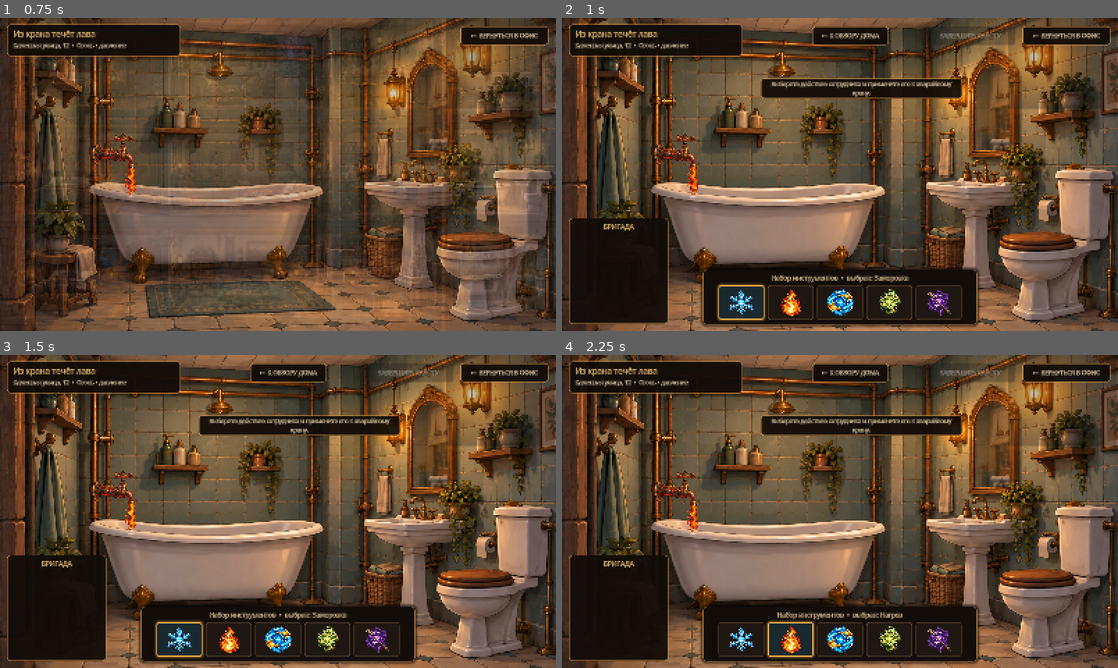
Above: before the commit, frames 1-4 (two rows, left to right).
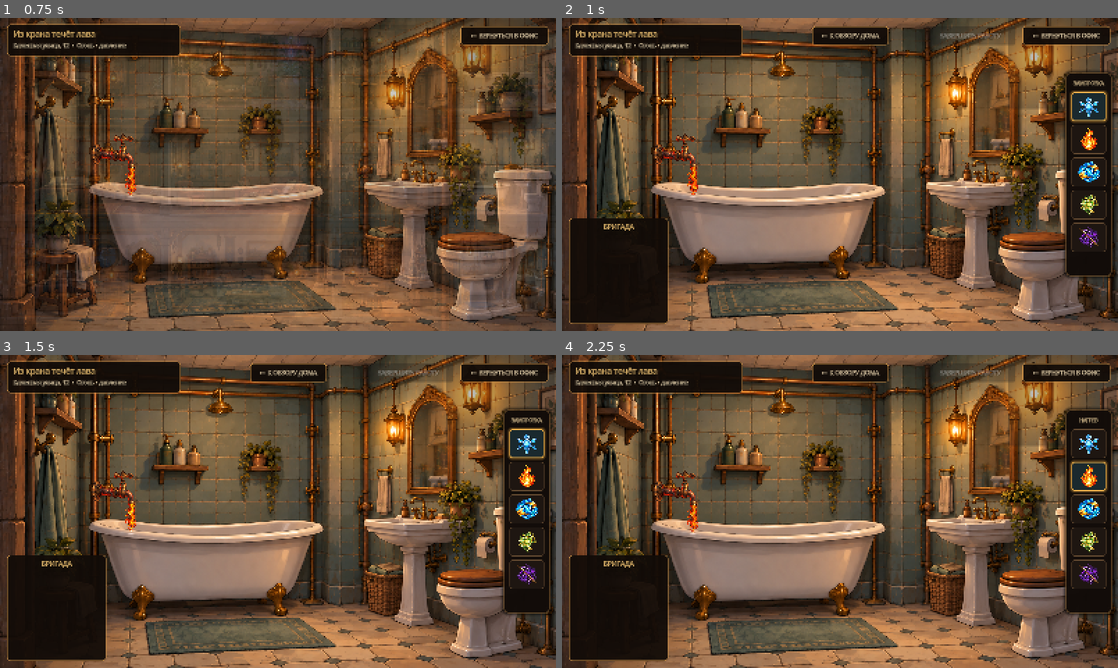
Above: after the commit, the same moments.

Repository: Dasha1532/MagicEmergencyService
Game: Godot game, scene res://scenes/RepairHouse.tscn
Two runs of this game, one before a commit and one after it. Both use one fixed random seed, a clock stepped at 60 frames per second and the inputs below. This scene is started directly instead of the project's main scene.
Inputs (mouse positions are in pixels of both pictures, inside the frame that each line leads up to; where the layout moved, square brackets give the same spot in the first picture):
- Up to frame 1 (0.75 s): click (500, 64) at 0.5 s
- Up to frame 2 (1 s): no input
- Up to frame 3 (1.5 s): click (528, 442) [177, 639] at 1.25 s
- Up to frame 4 (2.25 s): click (1090, 477) [789, 639] at 2 s

Frame 1 is identical in both runs. In frame 2, 16% of the frame differs, in the area x 24-100%, y 16-100%; in frame 3, 16%; in frame 4, 16%.

Commit message:
Add full-body employee actor

Diff:
--- a/scenes/RepairHouse.tscn
+++ b/scenes/RepairHouse.tscn
@@ -11,6 +11,8 @@
 [ext_resource type="Texture2D" uid="uid://c6j80jpcray8f" path="res://assets/backgrounds/bathroom_closeup.png" id="9_bathroom"]
 [ext_resource type="Script" uid="uid://ccxn3gc083ujx" path="res://scripts/repair_house.gd" id="10_repair_house"]
 [ext_resource type="Script" uid="uid://c1jf85t5ubqel" path="res://scripts/repair_editor_layout_switch.gd" id="11_editor_switch"]
+[ext_resource type="Texture2D" uid="uid://ux6tluh1w5yw" path="res://assets/characters/employees/liliya/full_body.png" id="12_liliya_full"]
+[ext_resource type="Script" uid="uid://dbtb4v0j5rv65" path="res://scripts/employee_actor.gd" id="13_employee_actor"]
 
 [node name="RepairHouse" type="Node2D" unique_id=407365599]
 script = ExtResource("10_repair_house")
@@ -59,20 +61,19 @@
 tooltip_text = "Ванная • из крана течёт лава"
 mouse_default_cursor_shape = 2
 
-[node name="ProblemRoomMarker" type="Panel" parent="."]
+[node name="ProblemRoomMarker" type="Panel" parent="." unique_id=1440761099]
 offset_left = 1282.0
 offset_top = 2.0
 offset_right = 1597.0
 offset_bottom = 263.0
 mouse_filter = 2
 
-[node name="Label" type="Label" parent="ProblemRoomMarker"]
+[node name="Label" type="Label" parent="ProblemRoomMarker" unique_id=340401023]
 layout_mode = 0
 offset_left = 10.0
 offset_top = 219.0
 offset_right = 305.0
 offset_bottom = 251.0
-mouse_filter = 2
 theme_override_colors/font_color = Color(1, 0.78, 0.38, 1)
 theme_override_colors/font_outline_color = Color(0.08, 0.035, 0.015, 0.95)
 theme_override_constants/outline_size = 5
@@ -81,7 +82,7 @@
 horizontal_alignment = 1
 vertical_alignment = 1
 
-[node name="LowerFloorConsequence" type="Panel" parent="."]
+[node name="LowerFloorConsequence" type="Panel" parent="." unique_id=627284256]
 visible = false
 offset_left = 1282.0
 offset_top = 326.0
@@ -89,13 +90,12 @@
 offset_bottom = 592.0
 mouse_filter = 2
 
-[node name="Label" type="Label" parent="LowerFloorConsequence"]
+[node name="Label" type="Label" parent="LowerFloorConsequence" unique_id=384898457]
 layout_mode = 0
 offset_left = 10.0
 offset_top = 10.0
 offset_right = 304.0
 offset_bottom = 42.0
-mouse_filter = 2
 theme_override_colors/font_color = Color(1, 0.69, 0.34, 1)
 theme_override_colors/font_shadow_color = Color(0, 0, 0, 0.9)
 theme_override_constants/shadow_offset_x = 1
@@ -117,18 +117,18 @@
 mouse_filter = 1
 script = ExtResource("8_faucet_script")
 
-[node name="OverheatDamage" type="Node2D" parent="InteractiveObjects/LavaFaucet"]
-visible = false
-
-[node name="WallGlow" type="Polygon2D" parent="InteractiveObjects/LavaFaucet/OverheatDamage"]
+[node name="OverheatDamage" type="Node2D" parent="InteractiveObjects/LavaFaucet" unique_id=994038503]
+visible = false
+
+[node name="WallGlow" type="Polygon2D" parent="InteractiveObjects/LavaFaucet/OverheatDamage" unique_id=983194840]
+color = Color(0.96, 0.16, 0.035, 0.14)
 polygon = PackedVector2Array(-190, -58, -82, -72, 20, -18, 36, 82, 8, 150, -88, 164, -176, 112, -205, 30)
-color = Color(0.96, 0.16, 0.035, 0.14)
-
-[node name="Scorch" type="Polygon2D" parent="InteractiveObjects/LavaFaucet/OverheatDamage"]
+
+[node name="Scorch" type="Polygon2D" parent="InteractiveObjects/LavaFaucet/OverheatDamage" unique_id=831210397]
+color = Color(0.11, 0.035, 0.018, 0.42)
 polygon = PackedVector2Array(-169, -30, -111, -45, -50, -16, -31, 39, -58, 85, -126, 76, -178, 34)
-color = Color(0.11, 0.035, 0.018, 0.42)
-
-[node name="PipeGlow" type="Line2D" parent="InteractiveObjects/LavaFaucet/OverheatDamage"]
+
+[node name="PipeGlow" type="Line2D" parent="InteractiveObjects/LavaFaucet/OverheatDamage" unique_id=1559737215]
 points = PackedVector2Array(-170, 28, -112, 18, -57, 27, -28, 58, -17, 111)
 width = 11.0
 default_color = Color(1, 0.22, 0.035, 0.5)
@@ -177,6 +177,29 @@
 
 [node name="Effects" type="Node2D" parent="." unique_id=1983280469]
 
+[node name="EmployeeActor" type="Control" parent="." unique_id=195162173]
+visible = false
+layout_mode = 3
+anchors_preset = 0
+offset_left = 748.0
+offset_top = 208.0
+offset_right = 1254.0
+offset_bottom = 889.0
+mouse_filter = 2
+script = ExtResource("13_employee_actor")
+
+[node name="Character" type="TextureRect" parent="EmployeeActor" unique_id=465622945]
+layout_mode = 1
+anchors_preset = 15
+anchor_right = 1.0
+anchor_bottom = 1.0
+grow_horizontal = 2
+grow_vertical = 2
+mouse_filter = 2
+texture = ExtResource("12_liliya_full")
+expand_mode = 1
+stretch_mode = 5
+
 [node name="Interface" type="CanvasLayer" parent="." unique_id=659612193]
 
 [node name="ToolBar" parent="Interface" unique_id=900609496 instance=ExtResource("2_toolbar")]
@@ -195,15 +218,15 @@
 mouse_default_cursor_shape = 2
 text = "←  К ОБЗОРУ ДОМА"
 
-[node name="ActionFeedback" type="Panel" parent="Interface"]
-visible = false
-offset_left = 572.0
-offset_top = 174.0
-offset_right = 1152.0
-offset_bottom = 232.0
-mouse_filter = 2
-
-[node name="Message" type="Label" parent="Interface/ActionFeedback"]
+[node name="ActionFeedback" type="Panel" parent="Interface" unique_id=262883948]
+visible = false
+offset_left = 20.0
+offset_top = 120.0
+offset_right = 520.0
+offset_bottom = 178.0
+mouse_filter = 2
+
+[node name="Message" type="Label" parent="Interface/ActionFeedback" unique_id=1058269606]
 layout_mode = 1
 anchors_preset = 15
 anchor_right = 1.0
--- a/scenes/ui/ToolBar.tscn
+++ b/scenes/ui/ToolBar.tscn
@@ -65,17 +65,17 @@
 shadow_size = 7
 
 [node name="ToolBar" type="MarginContainer"]
-anchors_preset = 7
-anchor_left = 0.5
-anchor_top = 1.0
-anchor_right = 0.5
-anchor_bottom = 1.0
-offset_left = -395.0
-offset_top = -176.0
-offset_right = 395.0
-offset_bottom = -18.0
-grow_horizontal = 2
-grow_vertical = 0
+anchors_preset = 6
+anchor_left = 1.0
+anchor_top = 0.5
+anchor_right = 1.0
+anchor_bottom = 0.5
+offset_left = -146.0
+offset_top = -292.0
+offset_right = -18.0
+offset_bottom = 292.0
+grow_horizontal = 0
+grow_vertical = 2
 mouse_filter = 1
 script = ExtResource("1_script")
 
@@ -96,23 +96,26 @@
 
 [node name="TitleLabel" type="Label" parent="Panel/ContentMargin/Content"]
 unique_name_in_owner = true
+custom_minimum_size = Vector2(0, 36)
 layout_mode = 2
 theme_override_colors/font_color = Color(0.941176, 0.827451, 0.623529, 1)
 theme_override_colors/font_shadow_color = Color(0, 0, 0, 0.8)
 theme_override_constants/shadow_offset_x = 1
 theme_override_constants/shadow_offset_y = 2
-theme_override_font_sizes/font_size = 18
-text = "Набор инструментов"
+theme_override_font_sizes/font_size = 14
+text = "ДЕЙСТВИЕ"
 horizontal_alignment = 1
-
-[node name="Buttons" type="HBoxContainer" parent="Panel/ContentMargin/Content"]
+vertical_alignment = 1
+autowrap_mode = 2
+
+[node name="Buttons" type="VBoxContainer" parent="Panel/ContentMargin/Content"]
 layout_mode = 2
 theme_override_constants/separation = 10
 alignment = 1
 
 [node name="FreezeButton" type="Button" parent="Panel/ContentMargin/Content/Buttons"]
 unique_name_in_owner = true
-custom_minimum_size = Vector2(132, 100)
+custom_minimum_size = Vector2(100, 84)
 layout_mode = 2
 tooltip_text = "Заморозка — сильно снижает температуру объекта"
 toggle_mode = true
@@ -141,7 +144,7 @@
 
 [node name="HeatButton" type="Button" parent="Panel/ContentMargin/Content/Buttons"]
 unique_name_in_owner = true
-custom_minimum_size = Vector2(132, 100)
+custom_minimum_size = Vector2(100, 84)
 layout_mode = 2
 tooltip_text = "Нагрев — повышает температуру объекта"
 toggle_mode = true
@@ -170,7 +173,7 @@
 
 [node name="MoveButton" type="Button" parent="Panel/ContentMargin/Content/Buttons"]
 unique_name_in_owner = true
-custom_minimum_size = Vector2(132, 100)
+custom_minimum_size = Vector2(100, 84)
 layout_mode = 2
 tooltip_text = "Перемещение — переносит объект в допустимую точку"
 toggle_mode = true
@@ -199,7 +202,7 @@
 
 [node name="AnimateButton" type="Button" parent="Panel/ContentMargin/Content/Buttons"]
 unique_name_in_owner = true
-custom_minimum_size = Vector2(132, 100)
+custom_minimum_size = Vector2(100, 84)
 layout_mode = 2
 tooltip_text = "Оживление — пробуждает простое поведение предмета"
 toggle_mode = true
@@ -228,7 +231,7 @@
 
 [node name="AntimagicButton" type="Button" parent="Panel/ContentMargin/Content/Buttons"]
 unique_name_in_owner = true
-custom_minimum_size = Vector2(132, 100)
+custom_minimum_size = Vector2(100, 84)
 layout_mode = 2
 tooltip_text = "Антимагия — временно подавляет магические эффекты"
 toggle_mode = true
--- /dev/null
+++ b/scripts/employee_actor.gd
@@ -0,0 +1,19 @@
+extends Control
+
+var idle_tween: Tween
+
+
+func _ready() -> void:
+	pivot_offset = Vector2(size.x * 0.5, size.y)
+	if not Engine.is_editor_hint():
+		_start_idle_motion()
+
+
+func _start_idle_motion() -> void:
+	if idle_tween != null:
+		idle_tween.kill()
+	idle_tween = create_tween().set_loops()
+	idle_tween.tween_property(self, "scale", Vector2(1.004, 0.997), 1.7).set_trans(Tween.TRANS_SINE).set_ease(Tween.EASE_IN_OUT)
+	idle_tween.parallel().tween_property(self, "rotation", 0.0035, 1.7).set_trans(Tween.TRANS_SINE).set_ease(Tween.EASE_IN_OUT)
+	idle_tween.tween_property(self, "scale", Vector2(0.998, 1.003), 1.7).set_trans(Tween.TRANS_SINE).set_ease(Tween.EASE_IN_OUT)
+	idle_tween.parallel().tween_property(self, "rotation", -0.0025, 1.7).set_trans(Tween.TRANS_SINE).set_ease(Tween.EASE_IN_OUT)
--- a/scripts/repair_editor_layout_switch.gd
+++ b/scripts/repair_editor_layout_switch.gd
@@ -30,6 +30,7 @@
 	_set_visible(scene_root, "ProblemRoomMarker", overview_mode)
 	_set_visible(scene_root, "BathroomCloseup", not overview_mode)
 	_set_visible(scene_root, "InteractiveObjects/LavaFaucet", not overview_mode)
+	_set_visible(scene_root, "EmployeeActor", not overview_mode)
 
 
 func _set_visible(scene_root: Node, node_path: String, value: bool) -> void:
--- a/scripts/repair_house.gd
+++ b/scripts/repair_house.gd
@@ -14,6 +14,7 @@
 @onready var problem_room_marker: Panel = $ProblemRoomMarker
 @onready var lower_floor_consequence: Panel = $LowerFloorConsequence
 @onready var lava_faucet: Control = $InteractiveObjects/LavaFaucet
+@onready var employee_actor: Control = $EmployeeActor
 @onready var back_to_house_button: Button = $Interface/BackToHouseButton
 @onready var tool_bar: Control = $Interface/ToolBar
 @onready var repair_hud: Control = $Interface/RepairHUD
@@ -24,6 +25,7 @@
 var simulation: RepairSimulation
 var selected_tool_id: StringName = &"freeze"
 var selected_employee_id: StringName = &""
+var feedback_revision: int = 0
 
 
 func _ready() -> void:
@@ -54,9 +56,13 @@
 	closeup_background.scale = Vector2.ONE
 	lava_faucet.visible = true
 	lava_faucet.self_modulate = Color(1, 1, 1, 0)
+	employee_actor.visible = selected_employee_id == &"liliya"
+	employee_actor.self_modulate = Color(1, 1, 1, 0)
 	var tween := create_tween().set_parallel(true)
 	tween.tween_property(closeup_background, "modulate", Color.WHITE, 0.24)
 	tween.tween_property(lava_faucet, "self_modulate", Color.WHITE, 0.24)
+	if employee_actor.visible:
+		tween.tween_property(employee_actor, "self_modulate", Color.WHITE, 0.24)
 	await tween.finished
 	overview_background.visible = false
 	bathroom_preview_backdrop.visible = false
@@ -65,7 +71,7 @@
 	tool_bar.visible = true
 	if repair_hud.has_method("set_work_ui_visible"):
 		repair_hud.call("set_work_ui_visible", true)
-	feedback_panel.visible = true
+	feedback_panel.visible = false
 
 
 func _show_house_overview(animated: bool = true) -> void:
@@ -76,6 +82,7 @@
 	problem_room_marker.visible = not simulation.is_resolved()
 	lower_floor_consequence.visible = _has_damage()
 	lava_faucet.visible = false
+	employee_actor.visible = false
 	back_to_house_button.visible = false
 	tool_bar.visible = false
 	if repair_hud.has_method("set_work_ui_visible"):
@@ -124,6 +131,9 @@
 
 func _on_employee_selected(employee_id: StringName) -> void:
 	selected_employee_id = employee_id
+	if closeup_background.visible and not overview_background.visible:
+		employee_actor.visible = employee_id == &"liliya"
+		employee_actor.self_modulate = Color.WHITE
 
 
 func _apply_selected_action() -> void:
@@ -173,8 +183,14 @@
 
 
 func _show_feedback(message: String, is_warning: bool = false) -> void:
+	feedback_revision += 1
+	var shown_revision := feedback_revision
 	feedback_label.text = message
 	feedback_label.add_theme_color_override("font_color", Color(1.0, 0.58, 0.35) if is_warning else COLOR_PARCHMENT)
+	feedback_panel.visible = true
+	await get_tree().create_timer(3.2).timeout
+	if shown_revision == feedback_revision:
+		feedback_panel.visible = false
 
 
 func _button_style(background: Color, border: Color, width: int) -> StyleBoxFlat:
--- a/scripts/tool_bar.gd
+++ b/scripts/tool_bar.gd
@@ -30,13 +30,19 @@
 
 func configure_for_employee(employee_name: String, ability_ids: PackedStringArray, core_actions: String) -> void:
 	var first_available: Button = null
+	var available_count: int = 0
 	for button in buttons:
 		var tool_data: Array = TOOL_NAMES[button.name]
 		var is_available := ability_ids.has(String(tool_data[0]))
+		button.visible = is_available
 		button.disabled = not is_available
 		button.button_pressed = false
 		if is_available and first_available == null:
 			first_available = button
+		if is_available:
+			available_count += 1
+
+	_resize_for_action_count(available_count)
 
 	if first_available != null:
 		first_available.button_pressed = true
@@ -50,11 +56,18 @@
 	return current_tool_id
 
 
+func _resize_for_action_count(action_count: int) -> void:
+	var visible_count := maxi(1, action_count)
+	var panel_height: float = 82.0 + visible_count * 84.0 + maxi(0, visible_count - 1) * 10.0
+	offset_top = -panel_height * 0.5
+	offset_bottom = panel_height * 0.5
+
+
 func _on_button_toggled(is_pressed: bool, button: Button) -> void:
 	if not is_pressed:
 		return
 
 	var tool_data: Array = TOOL_NAMES[button.name]
 	current_tool_id = tool_data[0]
-	title_label.text = "Набор инструментов  •  выбран: %s" % tool_data[1]
+	title_label.text = str(tool_data[1]).to_upper()
 	tool_selected.emit(current_tool_id)
Binary file added: assets/characters/employees/liliya/full_body.png
Not shown, added: scripts/employee_actor.gd.uid
Not shown, changed: docs/ASSET_SOURCES.md
Not shown, changed: docs/TECHNICAL_DESIGN.md
